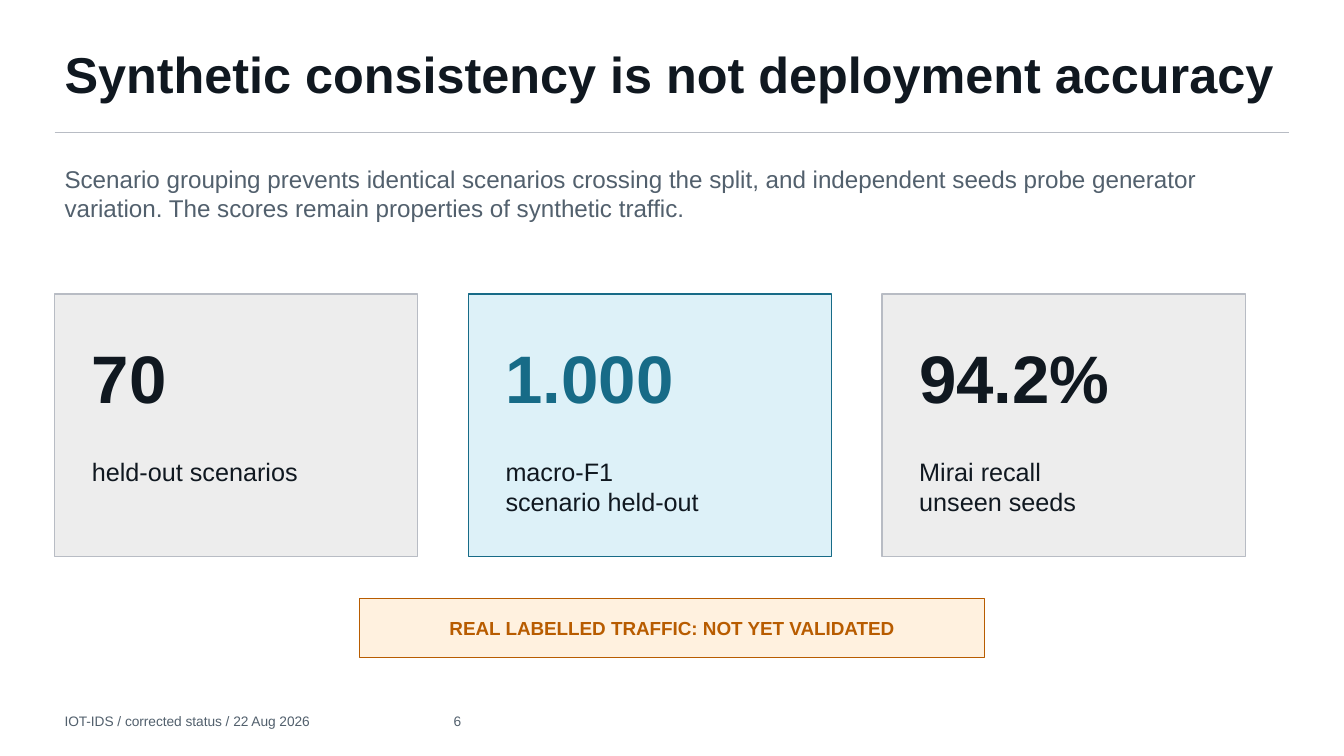
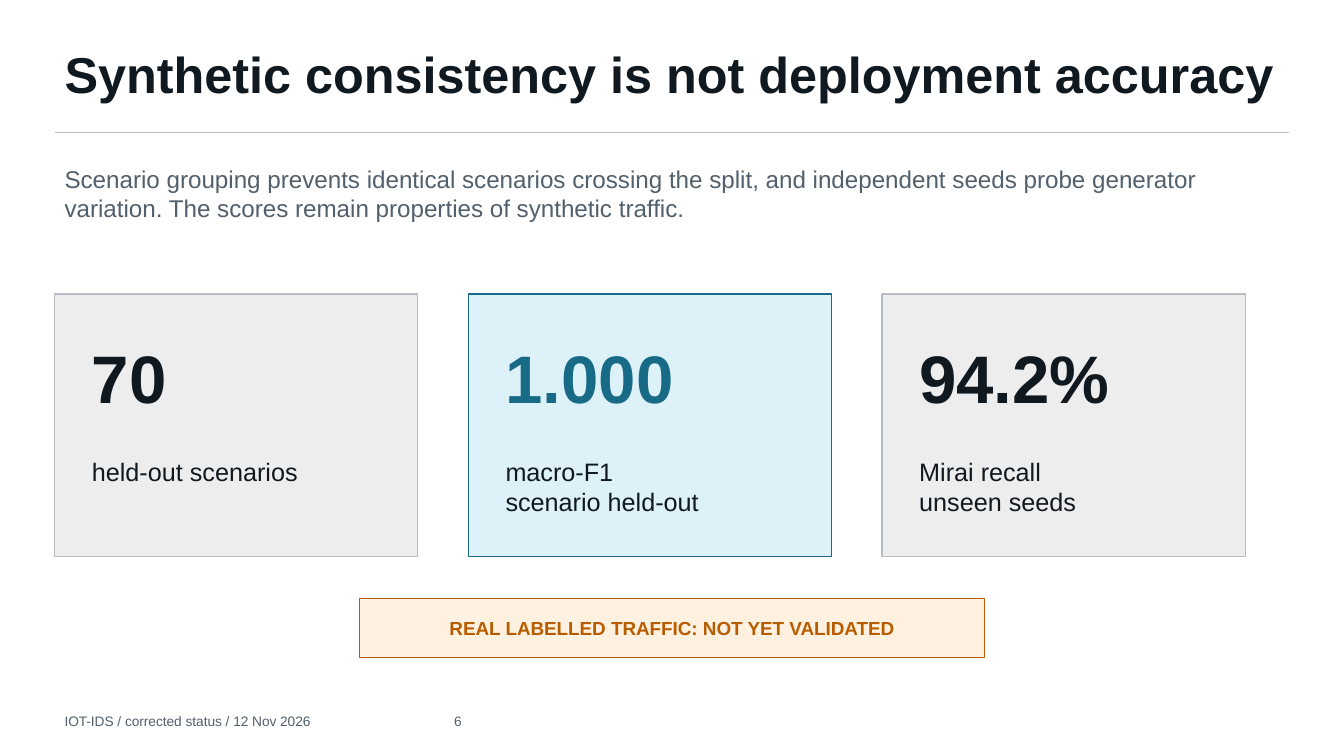
Before and after one commit to malharc373/IoT_IDS, a slide deck: slide 6 of output/presentation/IOT_IDS_Corrected_Project_Review.pptx. Drawn at 1344x756 pixels with LibreOffice and Linux fonts; fonts in the diff are those of the drawing. Boxes give left, top, right and bottom in pixels: in the first picture for what was removed or moved away, otherwise in the second. Text is boxed around its words. In the diff, an @@ line names an element or a change of style, - is before the commit and + after.

```diff
--- a/output/presentation/IOT_IDS_Corrected_Project_Review.pptx
+++ b/output/presentation/IOT_IDS_Corrected_Project_Review.pptx
@@ text at (65,716,462,726): text changed @@
-IOT-IDS / corrected status / 22 Aug 2026 6
+IOT-IDS / corrected status / 12 Nov 2026 6
```
Also in this commit, not shown: 10 other slides changed, 2 slides added, 1 other file.
